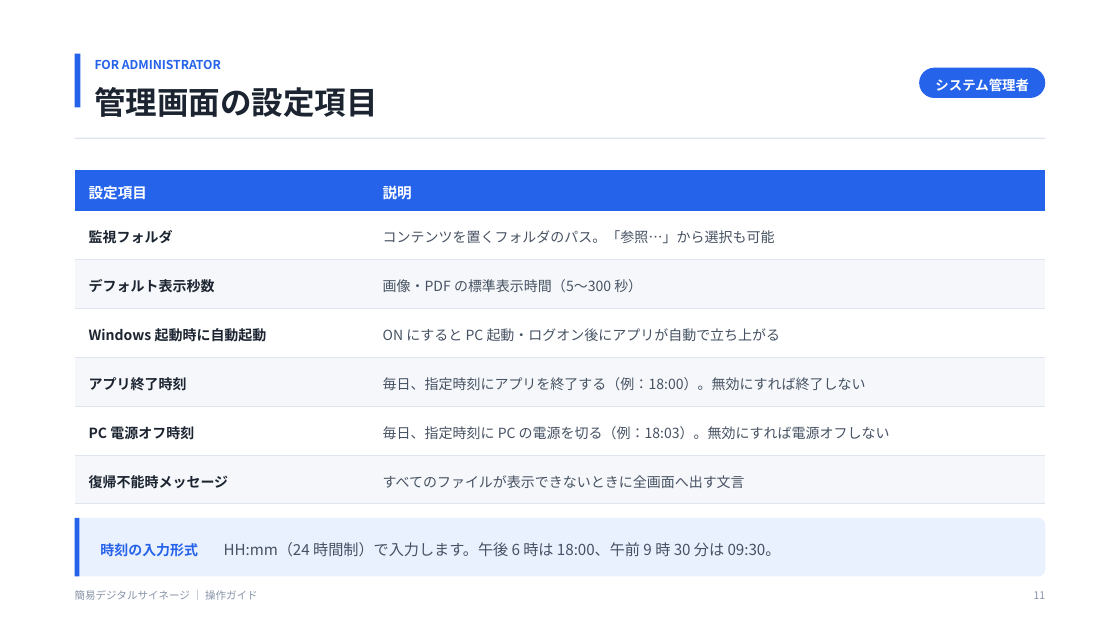
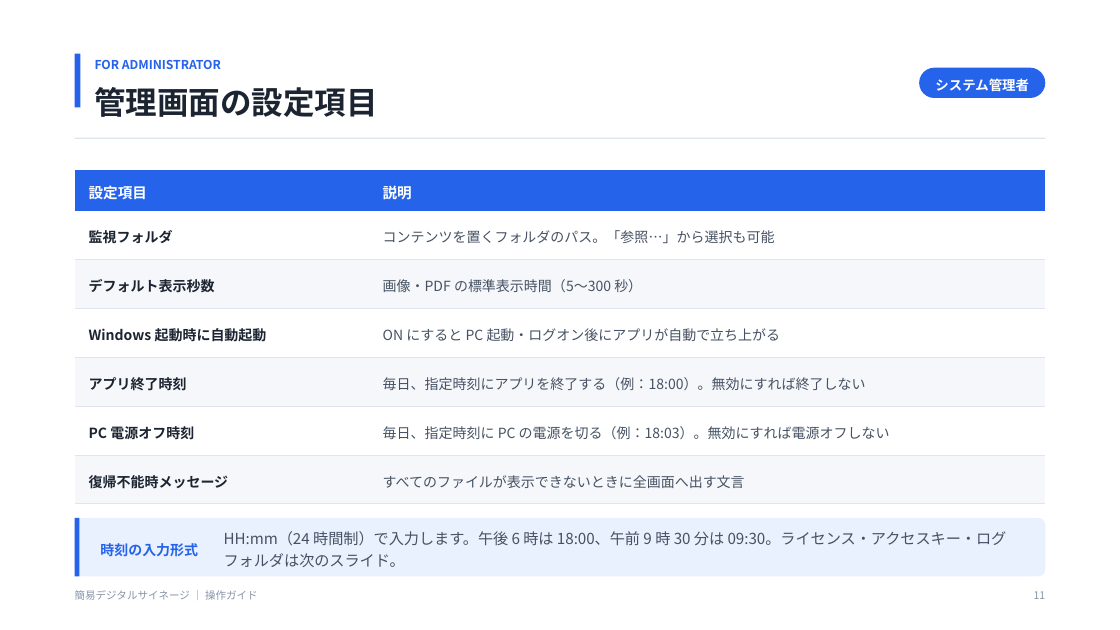
Before and after one commit to kamanori3/SimpleDigitalSignage, a slide deck: slide 11 of docs/操作ガイド.pptx. Drawn at 1120x630 pixels with LibreOffice and Linux fonts; fonts in the diff are those of the drawing. Boxes give left, top, right and bottom in pixels: in the first picture for what was removed or moved away, otherwise in the second. Text is boxed around its words. In the diff, an @@ line names an element or a change of style, - is before the commit and + after.

```diff
--- a/docs/操作ガイド.pptx
+++ b/docs/操作ガイド.pptx
@@ text at (224, 531, 1007, 567): text changed @@
-HH:mm（24 時間制）で入力します。午後 6 時は 18:00、午前 9 時 30 分は 09:30。
+HH:mm（24 時間制）で入力します。午後 6 時は 18:00、午前 9 時 30 分は 09:30。ライセンス・アクセスキー・ログフォルダは次のスライド。
```
Also in this commit, not shown: 5 other slides changed, 2 slides added, 9 other files.
